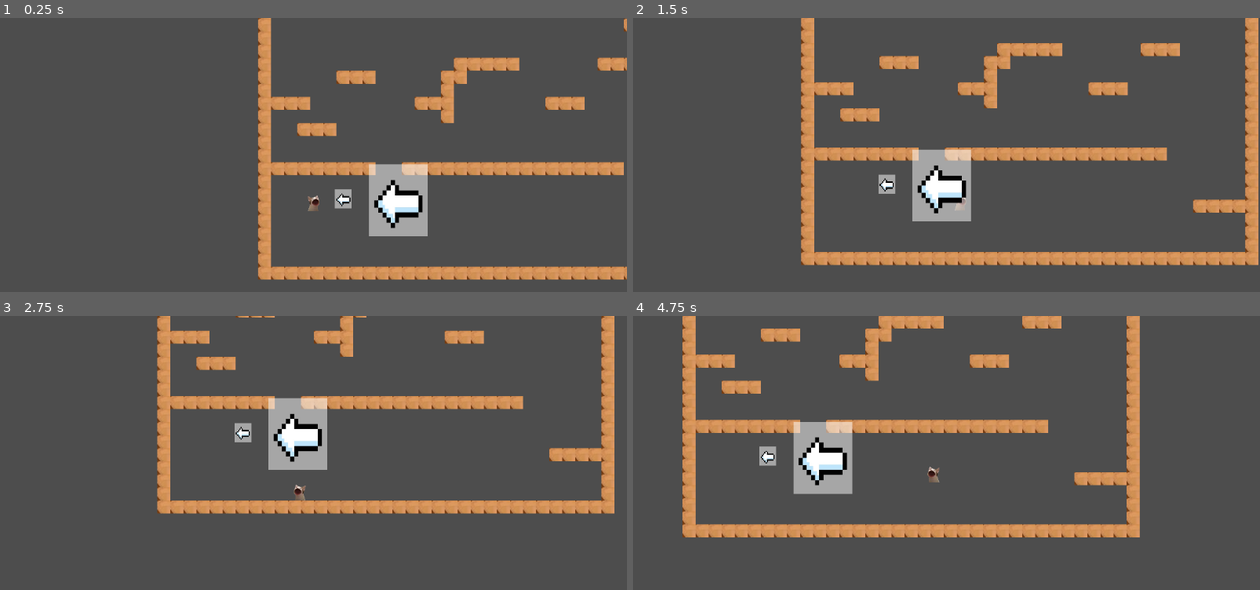
Above: before the commit, frames 1-4 (two rows, left to right).
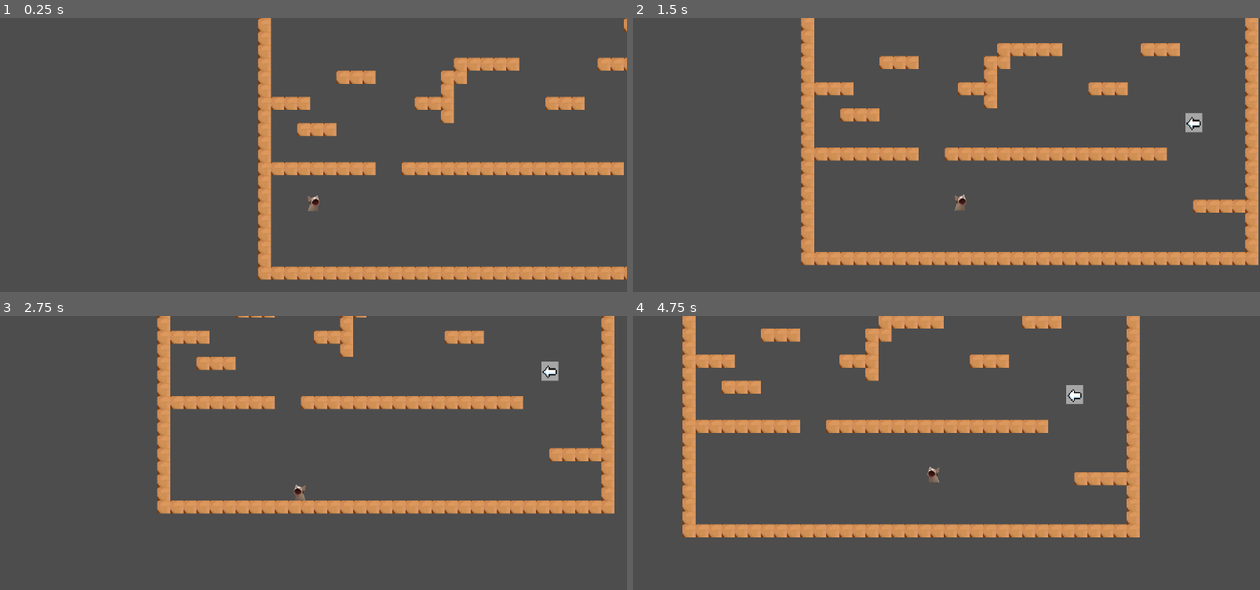
Above: after the commit, the same moments.

Repository: penguinissus/first-platformer
Game: Godot game, scene res://main.tscn
Two runs of this game, one before a commit and one after it. Both use one fixed random seed, a clock stepped at 60 frames per second and the inputs below.
Inputs:
- Up to frame 1 (0.25 s): no input
- Up to frame 2 (1.5 s): tap Enter at 0.5 s; hold Right (right) from 0.53 s (still down); tap Space (jump) at 0.77 s
- Up to frame 3 (2.75 s): tap Space (jump) at 1.52 s; release Right (right) at 2.03 s; hold Left (left) from 2.03 s (still down)
- Up to frame 4 (4.75 s): release Left (left) at 2.78 s; hold Right (right) 2.78-4.28 s; tap Space (jump) at 3.02, 3.77, 4.52 s; hold Left (left) from 4.28 s (still down)

The runs differ from the first frame. In frame 1, 2.6% of the frame differs, in the area x 53-69%, y 53-80%; in frame 2, 2.8%; in frame 3, 2.8%; in frame 4, 2.9%, in the area x 20-72%, y 25-66%.

Commit message:
added more arrows

Diff:
--- a/daydream-jumpstart-godot/main.tscn
+++ b/daydream-jumpstart-godot/main.tscn
@@ -1,10 +1,9 @@
-[gd_scene load_steps=9 format=4 uid="uid://cr4rhmfsx8l0m"]
+[gd_scene load_steps=8 format=4 uid="uid://cr4rhmfsx8l0m"]
 
 [ext_resource type="Script" uid="uid://cw6o36klmludp" path="res://player.gd" id="1_h2yge"]
 [ext_resource type="Texture2D" uid="uid://ck8ie7kl0kr2p" path="res://popcat.png" id="2_1bvp3"]
 [ext_resource type="Texture2D" uid="uid://t46yupo0g6xh" path="res://rock road.jpg" id="2_h2yge"]
 [ext_resource type="Texture2D" uid="uid://6uttjh4yw5uv" path="res://left arrow.png" id="4_lquwl"]
-[ext_resource type="Texture2D" uid="uid://bblcfg66tgy5p" path="res://right arrow.png" id="5_7mycd"]
 
 [sub_resource type="RectangleShape2D" id="RectangleShape2D_1bvp3"]
 size = Vector2(24, 30)
@@ -434,11 +433,16 @@
 tile_set = SubResource("TileSet_h2yge")
 
 [node name="leftArrow" type="Sprite2D" parent="."]
-position = Vector2(-34, 619)
+position = Vector2(530, 506)
 scale = Vector2(0.0861112, 0.0972222)
 texture = ExtResource("4_lquwl")
 
-[node name="rightArrow" type="Sprite2D" parent="."]
-position = Vector2(67, 622)
-scale = Vector2(0.3, 0.366667)
-texture = ExtResource("5_7mycd")
+[node name="leftArrow2" type="Sprite2D" parent="."]
+position = Vector2(382, 91)
+scale = Vector2(0.0861112, 0.0972222)
+texture = ExtResource("4_lquwl")
+
+[node name="leftArrow3" type="Sprite2D" parent="."]
+position = Vector2(534, -360)
+scale = Vector2(0.0861112, 0.0972222)
+texture = ExtResource("4_lquwl")
--- /dev/null
+++ b/daydream-jumpstart-godot/right_arrow.gd
@@ -0,0 +1,10 @@
+extends Sprite2D
+
+# Called when the node enters the scene tree for the first time.
+func _ready() -> void:
+	$rightArrow.flip_h = true
+	#flips left arrow into right
+
+# Called every frame. 'delta' is the elapsed time since the previous frame.
+func _process(delta: float) -> void:
+	pass
Not shown, added: daydream-jumpstart-godot/right_arrow.gd.uid
